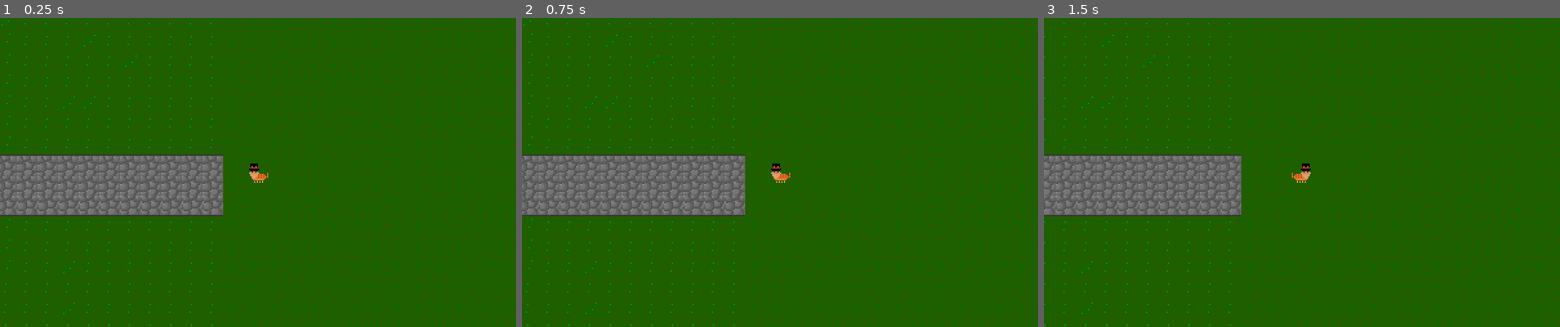
Above: before the commit, frames 1-3 (left to right).
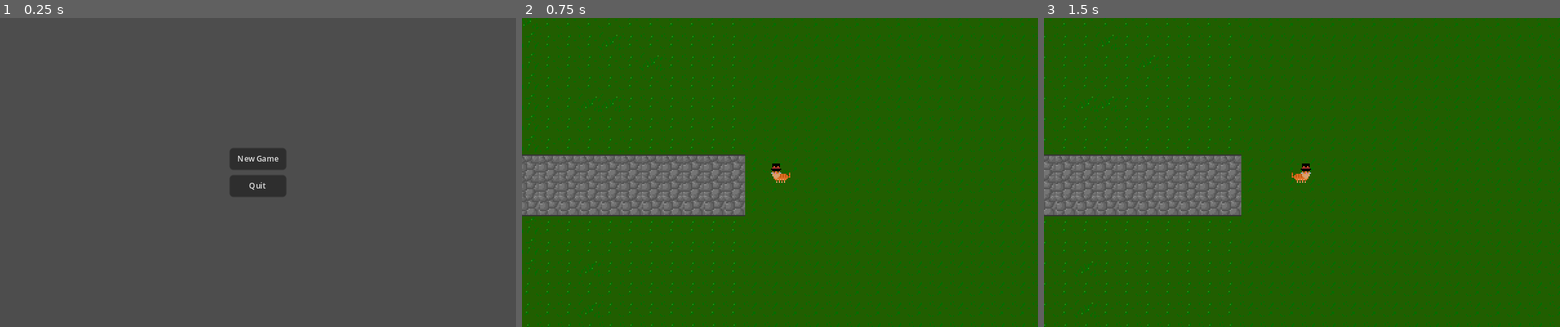
Above: after the commit, the same moments.

Repository: Fowlerma32/cat-adventure
Game: Godot game, scene res://scenes/TitleScreen.tscn
The game is run twice, just before and just after one commit, with the same random seed, the same clock (stepped at 60 frames per second) and the same inputs. Before the commit the project starts from res://scenes/main_map.tscn.
Inputs (mouse positions are in pixels of both pictures, inside the frame that each line leads up to):
- Up to frame 1 (0.25 s): no input
- Up to frame 2 (0.75 s): click (780, 160) at 0.5 s, where only the run after the commit has a clickable "New Game"
- Up to frame 3 (1.5 s): tap Enter at 1.25 s; hold D (right) from 1.28 s (still down)

The runs differ from the first frame. In frame 1, 94% of the frame differs, in the area x 0-100%, y 0-100%; in frame 2, nothing differs; in frame 3, nothing differs.

Commit message:
Created very basic title screen, with new game and exit options.

Diff:
--- a/project.godot
+++ b/project.godot
@@ -11,7 +11,7 @@
 [application]
 
 config/name="Cat Adventure Game"
-run/main_scene="res://scenes/main_map.tscn"
+run/main_scene="res://scenes/TitleScreen.tscn"
 config/features=PackedStringArray("4.3", "Forward Plus")
 config/icon="res://icon.svg"
 
@@ -25,7 +25,7 @@
 window/size/viewport_height=240
 window/size/window_width_override=1480
 window/size/window_height_override=800
-window/stretch/mode="viewport"
+window/stretch/mode="canvas_items"
 
 [input]
 
--- a/scenes/TitleScreen.tscn
+++ b/scenes/TitleScreen.tscn
@@ -1,3 +1,47 @@
-[gd_scene format=3 uid="uid://fgpf52kny7xk"]
+[gd_scene load_steps=2 format=3 uid="uid://fgpf52kny7xk"]
 
-[node name="Title Screen" type="Node2D"]
+[ext_resource type="Script" path="res://scripts/title_screen.gd" id="1_03xdk"]
+
+[node name="Title Screen" type="Control"]
+layout_mode = 3
+anchors_preset = 8
+anchor_left = 0.5
+anchor_top = 0.5
+anchor_right = 0.5
+anchor_bottom = 0.5
+grow_horizontal = 2
+grow_vertical = 2
+script = ExtResource("1_03xdk")
+
+[node name="NewGame" type="Button" parent="."]
+layout_mode = 1
+anchors_preset = 7
+anchor_left = 0.5
+anchor_top = 1.0
+anchor_right = 0.5
+anchor_bottom = 1.0
+offset_left = -22.0
+offset_top = -19.0
+offset_right = 22.0
+offset_bottom = -2.0
+grow_horizontal = 2
+grow_vertical = 0
+theme_override_font_sizes/font_size = 6
+text = "New Game"
+
+[node name="Quit" type="Button" parent="."]
+texture_filter = 1
+layout_mode = 1
+anchors_preset = 5
+anchor_left = 0.5
+anchor_right = 0.5
+offset_left = -22.0
+offset_top = 2.0
+offset_right = 22.0
+offset_bottom = 19.0
+grow_horizontal = 2
+theme_override_font_sizes/font_size = 6
+text = "Quit"
+
+[connection signal="pressed" from="NewGame" to="." method="_on_new_game_pressed"]
+[connection signal="pressed" from="Quit" to="." method="_on_quit_pressed"]
--- /dev/null
+++ b/scripts/title_screen.gd
@@ -0,0 +1,9 @@
+extends Control
+
+
+func _on_new_game_pressed() -> void:
+	get_tree().change_scene_to_file("res://scenes/main_map.tscn")
+
+
+func _on_quit_pressed() -> void:
+	get_tree().quit()
